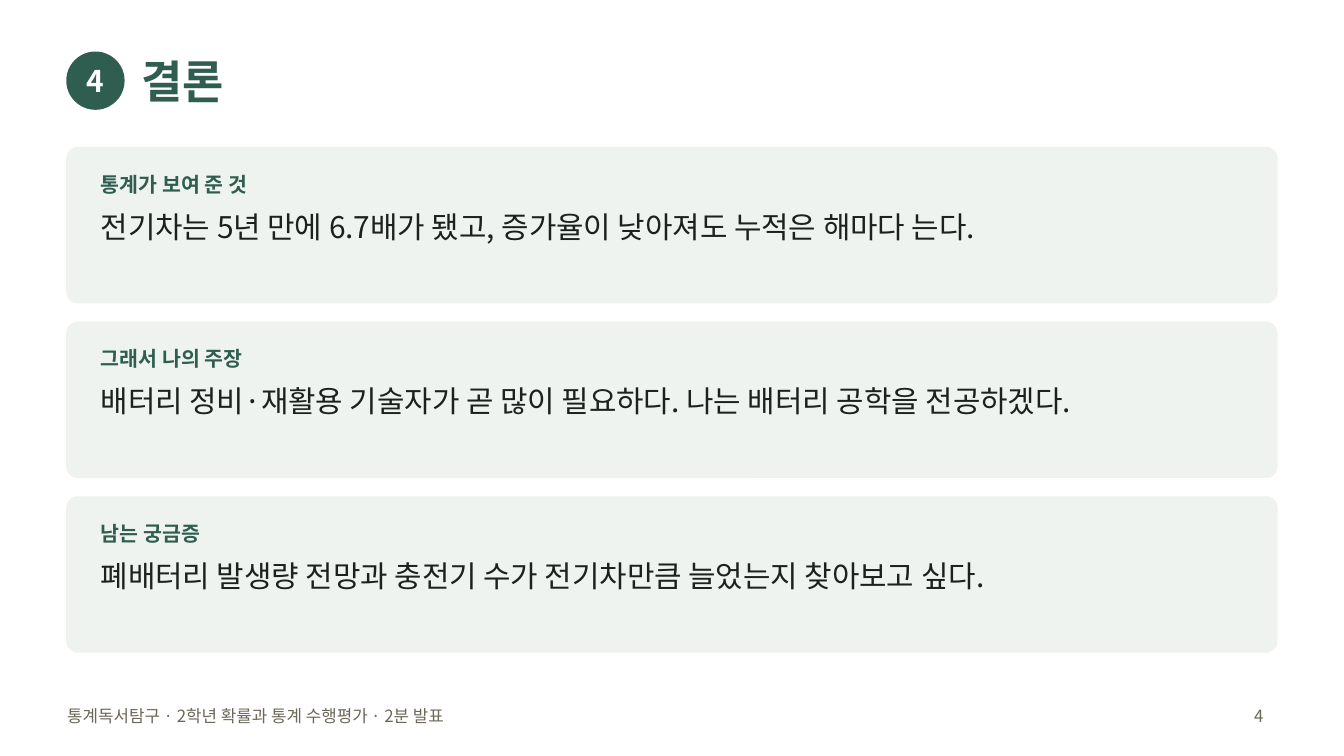
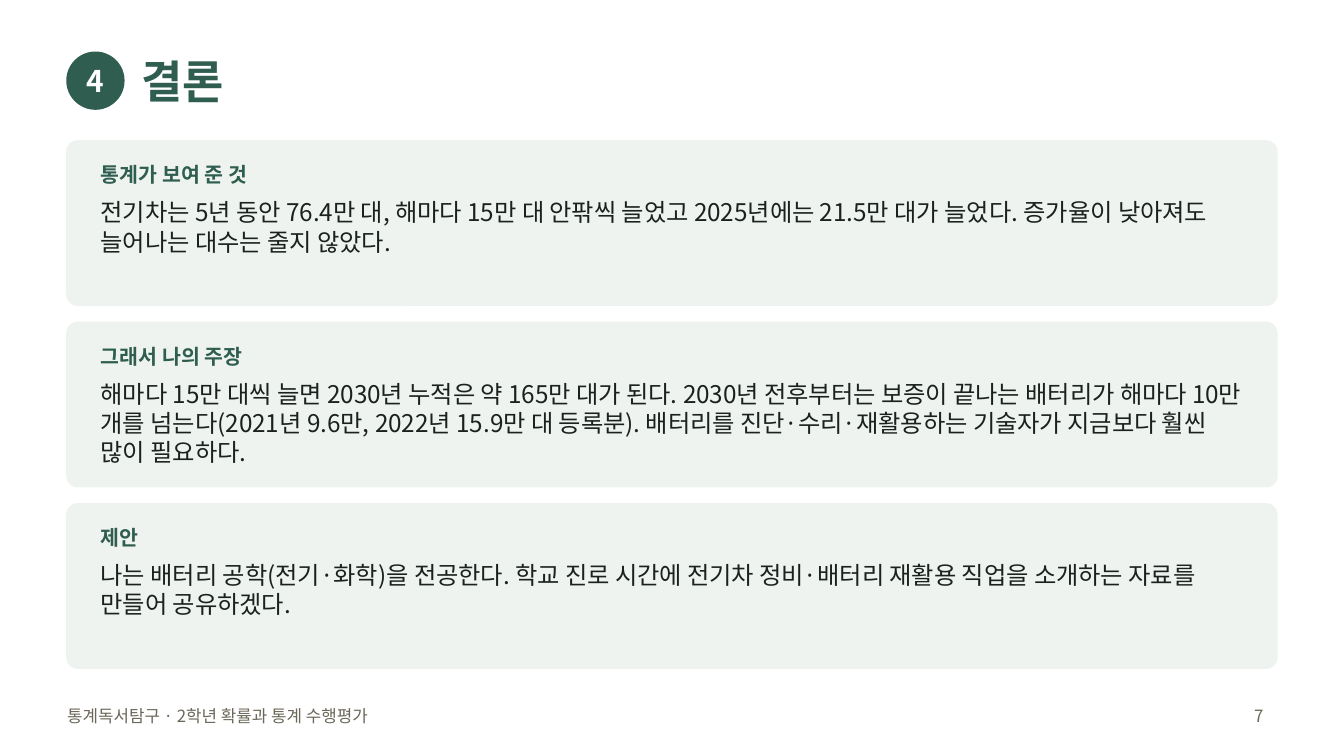
Before and after one commit to jaegeunsongsong/autobot, a slide deck: slide 7 of docs/2026-2학기-통계독서탐구-수행평가/발표예시-공학.pptx (slide 4 before the commit). Drawn at 1344x756 pixels with LibreOffice and Linux fonts; fonts in the diff are those of the drawing. Boxes give left, top, right and bottom in pixels: in the first picture for what was removed or moved away, otherwise in the second. Text is boxed around its words. In the diff, an @@ line names an element or a change of style, - is before the commit and + after.

```diff
--- a/docs/2026-2학기-통계독서탐구-수행평가/발표예시-공학.pptx
+++ b/docs/2026-2학기-통계독서탐구-수행평가/발표예시-공학.pptx
@@ rounded rectangle: place and size @@
-rounded rectangle at (67,148,1277,302)
+rounded rectangle at (67,141,1277,305)
@@ text "통계가 보여 준 것": place and size @@
-text "통계가 보여 준 것" at (101,174,247,194)
+text "통계가 보여 준 것" at (101,164,247,184)
@@ text at (101,201,1207,253): text changed; size 16 to 13 pt @@
-전기차는 5년 만에 6.7배가 됐고, 증가율이 낮아져도 누적은 해마다 는다.
+전기차는 5년 동안 76.4만 대, 해마다 15만 대 안팎씩 늘었고 2025년에는 21.5만 대가 늘었다. 증가율이 낮아져도 늘어나는 대수는 줄지 않았다.
@@ rounded rectangle: place and size @@
-rounded rectangle at (67,323,1277,477)
+rounded rectangle at (67,323,1277,487)
@@ text at (101,382,1241,463): text changed; size 16 to 13 pt @@
-배터리 정비·재활용 기술자가 곧 많이 필요하다. 나는 배터리 공학을 전공하겠다.
+해마다 15만 대씩 늘면 2030년 누적은 약 165만 대가 된다. 2030년 전후부터는 보증이 끝나는 배터리가 해마다 10만 개를 넘는다(2021년 9.6만, 2022년 15.9만 대 등록분). 배터리를 진단·수리·재활용하는 기술자가 지금보다 훨씬 많이 필요하다.
@@ proportions changed in 3 elements at (67,141,1277,305), (67,323,1277,487), (67,504,1277,668) @@
@@ rounded rectangle: place and size @@
-rounded rectangle at (67,497,1277,652)
+rounded rectangle at (67,504,1277,668)
@@ text at (101,528,139,547): text changed @@
-남는 궁금증
+제안
@@ text at (101,563,1196,615): text changed; size 16 to 13 pt @@
-폐배터리 발생량 전망과 충전기 수가 전기차만큼 늘었는지 찾아보고 싶다.
+나는 배터리 공학(전기·화학)을 전공한다. 학교 진로 시간에 전기차 정비·배터리 재활용 직업을 소개하는 자료를 만들어 공유하겠다.
@@ text at (67,708,368,724): text changed @@
-통계독서탐구 · 2학년 확률과 통계 수행평가 · 2분 발표
+통계독서탐구 · 2학년 확률과 통계 수행평가
@@ page number at (1254,709,1263,722): text changed @@
-4
+7
```
Also in this commit, not shown: 3 other slides changed, 4 slides added, 8 other files.
